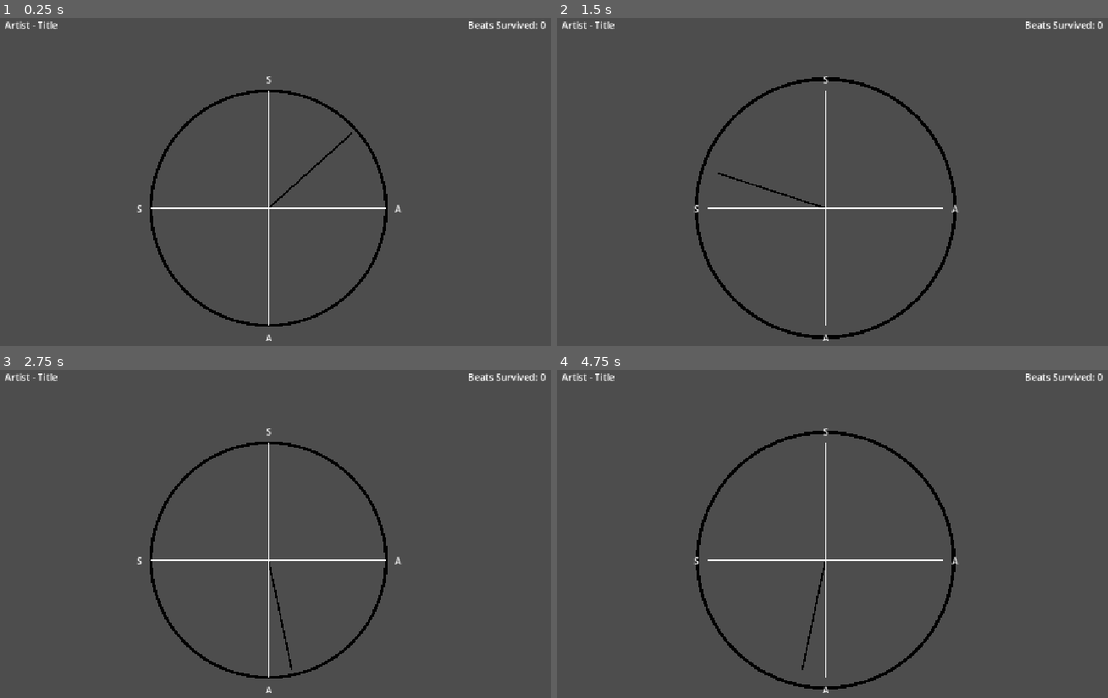
Above: before the commit, frames 1-4 (two rows, left to right).
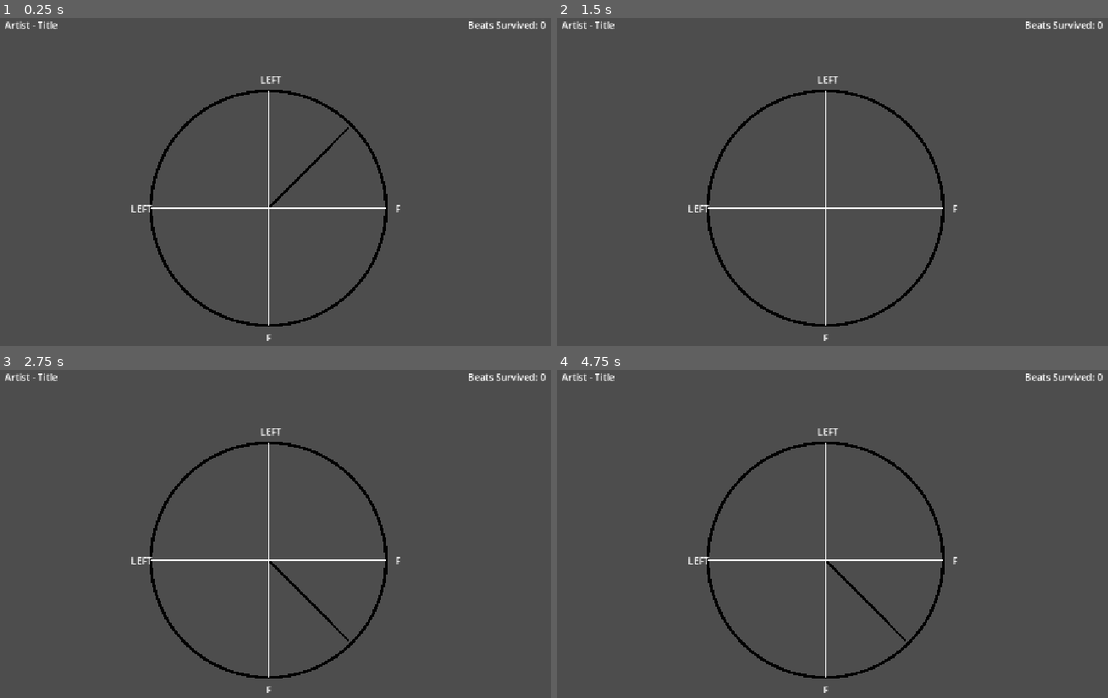
Above: after the commit, the same moments.

Repository: samstokes/jammin
Game: Godot game, scene res://scenes/clock_jam/clock_jam.tscn
Two runs of this game, one before a commit and one after it. Both use one fixed random seed, a clock stepped at 60 frames per second and the inputs below. Sound files missing from this copy of the repository are replaced by a short silence.
Inputs:
- Up to frame 1 (0.25 s): no input
- Up to frame 2 (1.5 s): tap Enter at 0.5 s; hold F (beat_main) 0.53-1.28 s; tap F (beat_main) at 1.35 s
- Up to frame 3 (2.75 s): hold F (beat_main) from 2.03 s (still down)
- Up to frame 4 (4.75 s): release F (beat_main) at 2.78 s; tap F (beat_main) at 2.85, 4.35 s; hold F (beat_main) 3.53-4.28 s

The runs differ from the first frame. In frame 1, 0.3% of the frame differs, in the area x 23-73%, y 17-99%; in frame 2, 2.9%; in frame 3, 0.4%; in frame 4, 3.0%.

Commit message:
adding refactor and audio link

Diff:
--- a/audio_processing.gd
+++ /dev/null
@@ -1,38 +0,0 @@
-extends AudioStreamPlayer
-
-@export var bmp := 120
-@export var beats_per_measure := 4
-
-var song_pos = 0.0
-var song_pos_in_beats = 1
-var sec_per_beat = 60.0/bmp
-var last_reported_beat = 0
-var measure_num = 1
-
-signal measure(position)
-
-
-# Called when the node enters the scene tree for the first time.
-func _ready() -> void:
-	sec_per_beat = 60.0/bmp
-	play()
-
-func _physics_process(delta: float) -> void:
-	if playing:
-		song_pos = $Player.get_playback_position() + AudioServer.get_time_since_last_mix()
-		song_pos -= AudioServer.get_output_latency()
-		song_pos_in_beats = int(floor(song_pos/sec_per_beat))
-		_track_beat_and_measure()
-
-func _track_beat_and_measure():
-	if last_reported_beat < song_pos_in_beats:
-		if measure_num > beats_per_measure:
-			measure_num = 1
-		if measure_num == 1:
-			emit_signal("measure", measure_num)
-		last_reported_beat = song_pos_in_beats
-		measure_num += 1
-
-
-func get_measure_in_seconds():
-	return sec_per_beat*beats_per_measure
--- a/project.godot
+++ b/project.godot
@@ -18,6 +18,7 @@
 [autoload]
 
 AudioManager="*uid://ts2fte1nr5tx"
+AudioProcessing="*uid://lj5ysx7gvtfj"
 
 [display]
 
--- a/scenes/clock_jam/clock_jam.gd
+++ b/scenes/clock_jam/clock_jam.gd
@@ -6,6 +6,10 @@
 
 var current_song_time: float = 0.0
 var beat_count: int = 0
+
+# For accessing Vector2 return from  AudioProcessing.delta_time_and_nearest_beat()
+var time_diff_index = 0
+var nearest_beat_index = 1
 
 @onready var clock_guitar_node: Node2D = %Clock/ClockGuitar
 @onready var clock_note_container_node: Node2D = %Clock/NotesContainer
@@ -19,13 +23,26 @@
 var strum_failure_sfx = preload("res://sfx/click_001.ogg")
 
 var clock_note_scene = preload("res://entities/clock_note/clock_note.tscn")
-var playable_characters = ["a", "s", "d", "f"]
+var playable_characters = ["f", "left"]
 
 
 var current_notes: Array[SpawnedClockNoteData] = []
 
 func _ready() -> void:
+	AudioProcessing.play(0)
 	_spawn_four_notes()
+	AudioProcessing.connect("beat", _on_beat)
+	AudioProcessing.connect("measure", _on_new_measure)
+
+
+# WARNING, DO NOT ERASE IN ASCENDING ORDER
+func _on_new_measure(args):
+	for i in range(current_notes.size() -1, -1, -1):
+		var note = current_notes[i]
+		note.node.queue_free()
+		note.erase()
+	_spawn_four_notes()
+
 
 func _unhandled_input(event: InputEvent) -> void:
 	if event is InputEventKey and event.pressed:
@@ -37,13 +54,9 @@
 	AudioManager.play_sfx(strum_success_sfx)
 
 	# Determine if the strum was on a beat by rounding the current song to the nearest beat with a tolerance of 0.1 seconds.
-	var seconds_per_beat = 60.0 / beats_per_minute
-	var nearest_beat_time = round(current_song_time / seconds_per_beat) * seconds_per_beat
-	var time_difference = abs(current_song_time - nearest_beat_time)
-	var was_on_beat = time_difference <= strum_success_tolerance
-
-	var nearest_beat_in_measure = int(round(nearest_beat_time * beats_per_minute / 60.0)) % int(beats_per_clock_cycle)
-	print("Strummed (key: %s, on_beat: %s, beat_in_measure: %s)" % [key_string, was_on_beat, nearest_beat_in_measure])
+	var time_diff_and_nearest_beat = AudioProcessing.delta_time_and_nearest_beat()
+	var was_on_beat = time_diff_and_nearest_beat[time_diff_index] <= strum_success_tolerance
+	print("Strummed (key: %s, on_beat: %s, beat_in_measure: %s)" % [key_string, was_on_beat, time_diff_and_nearest_beat[nearest_beat_index]])
 
 	if !was_on_beat:
 		AudioManager.play_sfx(strum_failure_sfx)
@@ -51,7 +64,7 @@
 
 	var note_at_beat_in_measure = null
 	for note_data in current_notes:
-		if note_data.beat_in_measure == nearest_beat_in_measure:
+		if note_data.beat_in_measure == time_diff_and_nearest_beat[nearest_beat_index]:
 			note_at_beat_in_measure = note_data
 			break
 	if note_at_beat_in_measure == null:
@@ -67,35 +80,14 @@
 	AudioManager.play_sfx(strum_success_sfx)
 	note_at_beat_in_measure.node.queue_free()
 	current_notes.erase(note_at_beat_in_measure)
-	_on_note_strummed()
 
 
 func _process(delta: float) -> void:
-	# Update the current song time and check for beat changes
-	var previous_time = current_song_time
-	current_song_time += delta
-
-	var previous_beat = int(previous_time * beats_per_minute / 60.0)
-	var current_beat = int(current_song_time * beats_per_minute / 60.0)
-	if current_beat > previous_beat:
-		beat_count += 1
-		_on_beat()
-
-	var seconds_per_beat = 60.0 / beats_per_minute
-	var beats_per_second = 1.0 / seconds_per_beat
-	var delta_angle = delta * beats_per_second * TAU / beats_per_clock_cycle
+	var delta_angle = delta * AudioProcessing.get_rads_per_second()
 	clock_play_hand_node.angle += delta_angle
 
-func _on_note_strummed():
-	if current_notes.is_empty():
-		_spawn_four_notes()
 
-func _on_beat():
-	var is_measure_start = beat_count % int(beats_per_clock_cycle) == 0
-	if is_measure_start:
-		AudioManager.play_sfx(clock_measure_start_sfx)
-	else:
-		AudioManager.play_sfx(clock_measure_beat_sfx)
+func _on_beat(args):
 
 	# Bounce the clock guitar node to indicate a beat with a tween. Scale it up to 1.2x
 	# and then back down to 1.0x over 0.2 seconds total.
--- a/scenes/clock_jam/clock_jam.tscn
+++ b/scenes/clock_jam/clock_jam.tscn
@@ -1,6 +1,7 @@
 [gd_scene format=3 uid="uid://dx6j70wkm2cp7"]
 
 [ext_resource type="Script" uid="uid://c0ngh35oowrpw" path="res://scenes/clock_jam/clock_jam.gd" id="1_icskc"]
+[ext_resource type="Script" uid="uid://bxdr2be4wvgoj" path="res://scenes/clock_jam/populate_song_info.gd" id="2_7cr65"]
 [ext_resource type="PackedScene" uid="uid://tmunj8komwek" path="res://entities/clock_guitar/clock_guitar.tscn" id="2_gs6we"]
 [ext_resource type="PackedScene" uid="uid://cp1cc7vtyvwmc" path="res://entities/clock_play_hand/clock_play_hand.tscn" id="3_gs6we"]
 
@@ -34,6 +35,7 @@
 layout_mode = 2
 text = "Artist - Title"
 horizontal_alignment = 1
+script = ExtResource("2_7cr65")
 
 [node name="CenterContainer" type="VBoxContainer" parent="HBoxContainer" unique_id=983289811]
 layout_mode = 2
--- /dev/null
+++ b/scenes/clock_jam/populate_song_info.gd
@@ -0,0 +1 @@
+extends Label
--- a/scenes/globals/audio_manager.tscn
+++ b/scenes/globals/audio_manager.tscn
@@ -1,6 +1,13 @@
 [gd_scene format=3 uid="uid://ts2fte1nr5tx"]
 
 [ext_resource type="Script" uid="uid://bugbp20dc3jee" path="res://scenes/globals/audio_manager.gd" id="1_kic43"]
+[ext_resource type="AudioStream" uid="uid://cyjei6geq4i5j" path="res://audio/03 - Stay Fresh.mp3" id="2_prhr6"]
+[ext_resource type="Script" uid="uid://lj5ysx7gvtfj" path="res://scenes/globals/audio_processing.gd" id="3_hj6p4"]
 
 [node name="AudioManager" type="Node2D" unique_id=305368265]
 script = ExtResource("1_kic43")
+
+[node name="AudioStreamPlayer" type="AudioStreamPlayer" parent="." unique_id=126237020]
+stream = ExtResource("2_prhr6")
+script = ExtResource("3_hj6p4")
+bmp = 128
--- /dev/null
+++ b/scenes/globals/audio_processing.gd
@@ -0,0 +1,61 @@
+extends AudioStreamPlayer
+
+@export var bmp := 120
+@export var beats_per_measure := 4
+@export var song_name := "Stay Fresh"
+@export var artist_name := "Android52"
+
+var song_pos = 0.0
+var song_pos_in_beats = 1
+var sec_per_beat = 60.0/bmp
+var last_reported_beat = 0
+var measure_num = 1
+
+signal measure(position)
+signal beat(position)
+
+
+# Called when the node enters the scene tree for the first time.
+# V1: play music immediately and set up the bmp dynamically from exported data
+func _ready() -> void:
+	sec_per_beat = 60.0/bmp
+	play()
+
+# Update and track information every frame
+func _physics_process(delta: float) -> void:
+	if playing:
+		song_pos = get_playback_position() + AudioServer.get_time_since_last_mix()
+		song_pos -= AudioServer.get_output_latency()
+		song_pos_in_beats = int(floor(song_pos/sec_per_beat))
+		_track_beat_and_measure()
+
+func _track_beat_and_measure():
+	if last_reported_beat < song_pos_in_beats:
+		if measure_num > beats_per_measure:
+			measure_num = 1
+		if measure_num == 1:
+			emit_signal("measure", measure_num)
+			emit_signal("beat", song_pos_in_beats)
+		last_reported_beat = song_pos_in_beats
+		measure_num += 1
+
+
+func get_measure_in_seconds():
+	return sec_per_beat*beats_per_measure
+
+	# TAU rad * (1/ [ (X*sec/beat) * ( Y * beat / measure) ]
+	# = 2pi*rad/measure * (1/ [ (X*sec/beat) * ( Y * beat / measure) ]
+	# = 2pi*rad/measure * [beat/ (X*sec)] * [measure/ (Y*beat)]
+	# = 2pi*rad / (X*Y) sec
+func get_rads_per_second():
+	return TAU/(sec_per_beat * beats_per_measure)
+
+func nearest_beat():
+	return round(song_pos / sec_per_beat)
+
+func delta_time_and_nearest_beat():
+	var nearest_beat_time = nearest_beat() * sec_per_beat
+	var abs_delta_to_nearest_beat = abs(song_pos - nearest_beat_time)
+	var nearest_beat_in_measure = int(round(nearest_beat_time /sec_per_beat)) % int(beats_per_measure)
+	print(abs_delta_to_nearest_beat, nearest_beat_in_measure)
+	return Vector2(abs_delta_to_nearest_beat, nearest_beat_in_measure)
Not shown, added: scenes/clock_jam/populate_song_info.gd.uid
Renamed: audio_processing.gd.uid -> scenes/globals/audio_processing.gd.uid
